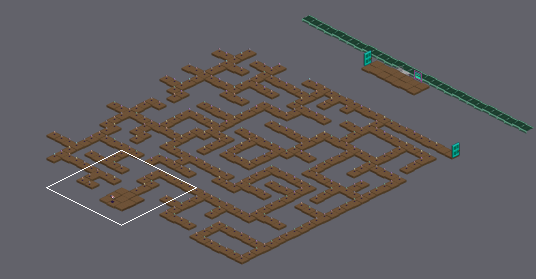
Level history. Tiled map: areas/Event.tmx. The picture above shows the old version from afar; the outline marks the close-up.
Close-up. Before the commit:
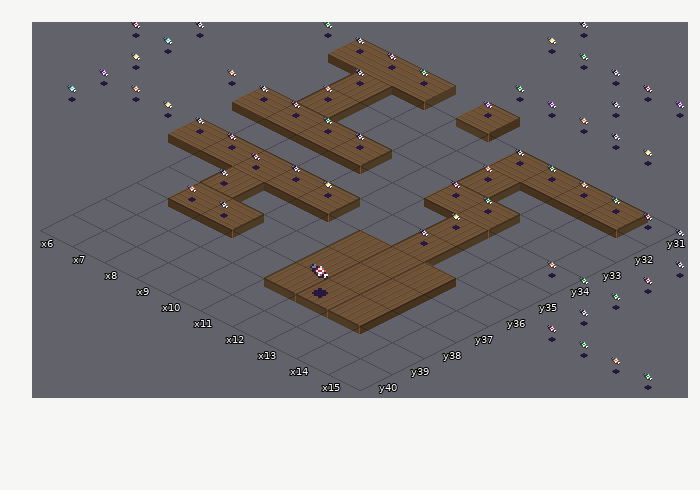
Cells are 64x32 px. Isometric: x runs down to the right, y down to the left. Shown: x 6..15, y 31..40.
After:
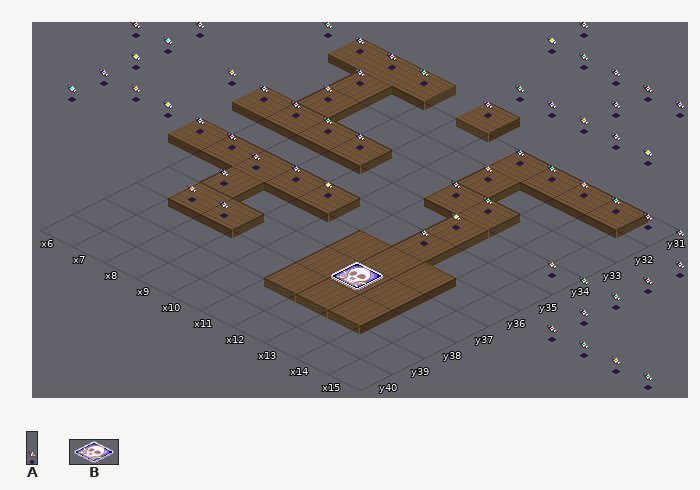
Key: from "Candies": A 0; from "EXE6 boss markers": B 6 flipped left-right.
Objects are placed by the point they stand on, in cells (3,4 is the top-left corner of cell 3,4); size is 1x1 cell unless given.
Changes in this commit:
Layer "Ground 3 #2":
added: B "Radius Item" at 12.9,38
removed: A "Radius Item" at 13.5,39.8 size 0.4x2.7
